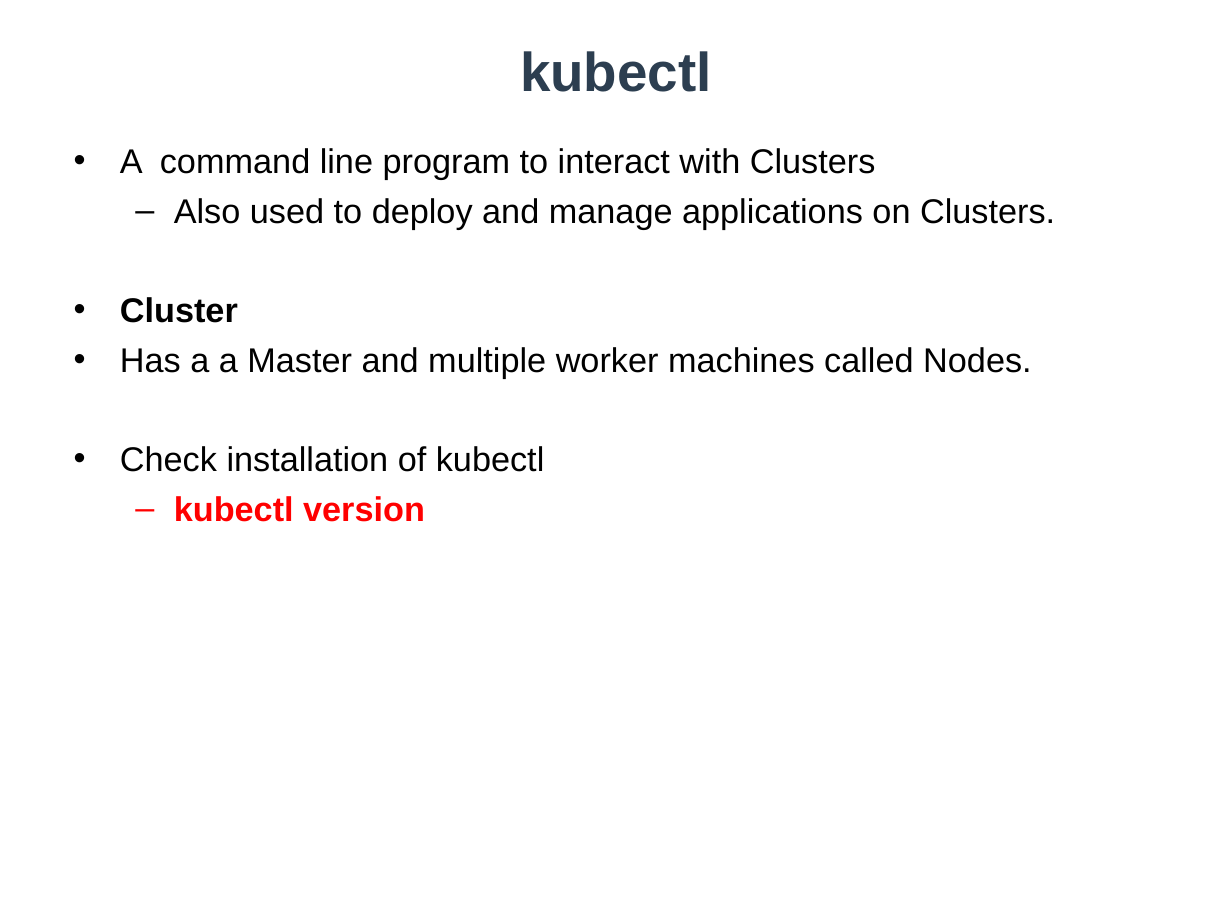
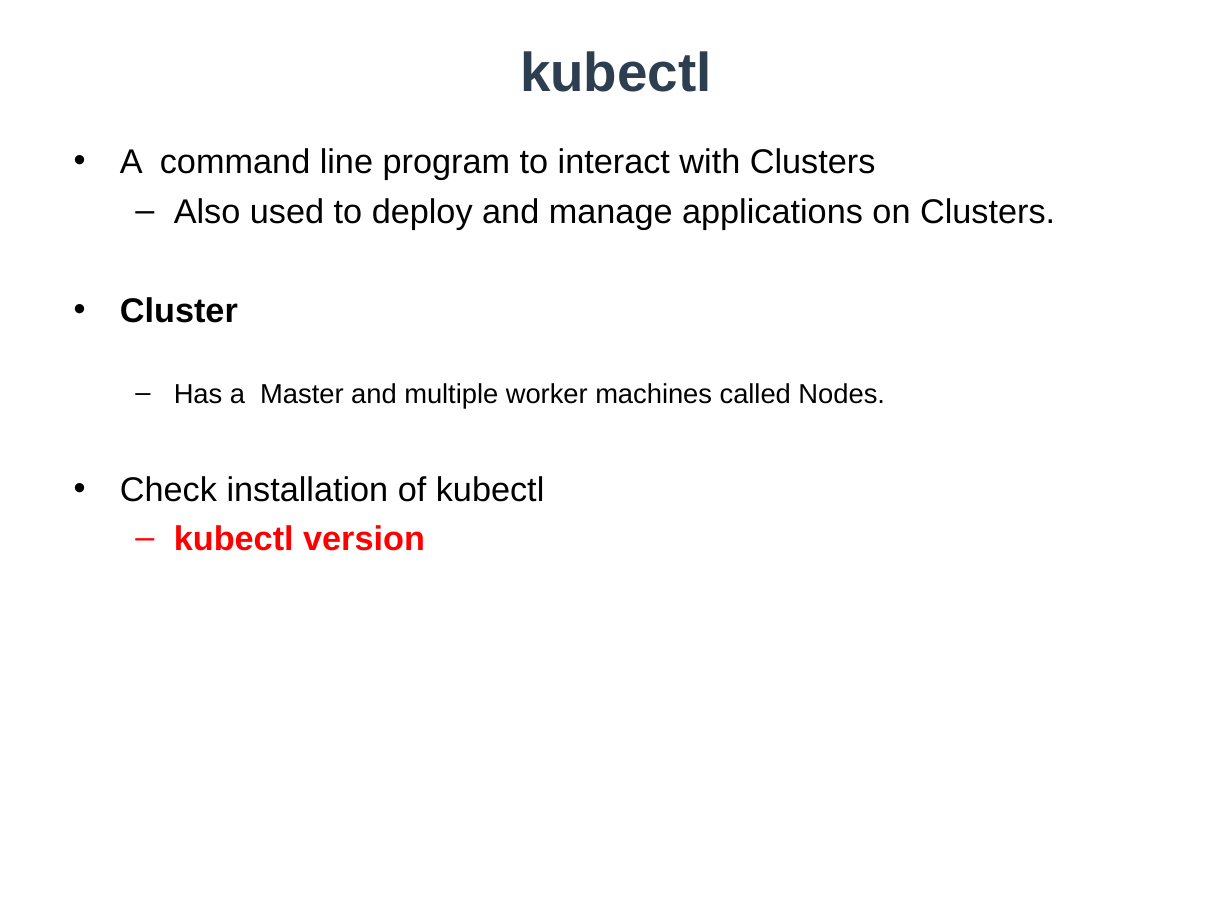
Before and after one commit to vatsanTraining/corejava, a slide deck: slide 36 of Dockers.ppt. Drawn at 1232x924 pixels with LibreOffice and Linux fonts; fonts in the diff are those of the drawing; background and template pictures are left out. Boxes give left, top, right and bottom in pixels: in the first picture for what was removed or moved away, otherwise in the second. Text is boxed around its words. In the diff, an @@ line names an element or a change of style, - is before the commit and + after.

```diff
--- a/Dockers.ppt
+++ b/Dockers.ppt
@@ text at bbox=[174, 383, 885, 409]: text changed; size 20 to 16 pt @@
-• Has a a Master and multiple worker machines called Nodes.
+  – Has a Master and multiple worker machines called Nodes.
```
Also in this commit, not shown: 3 other slides changed, 1 slide added.
